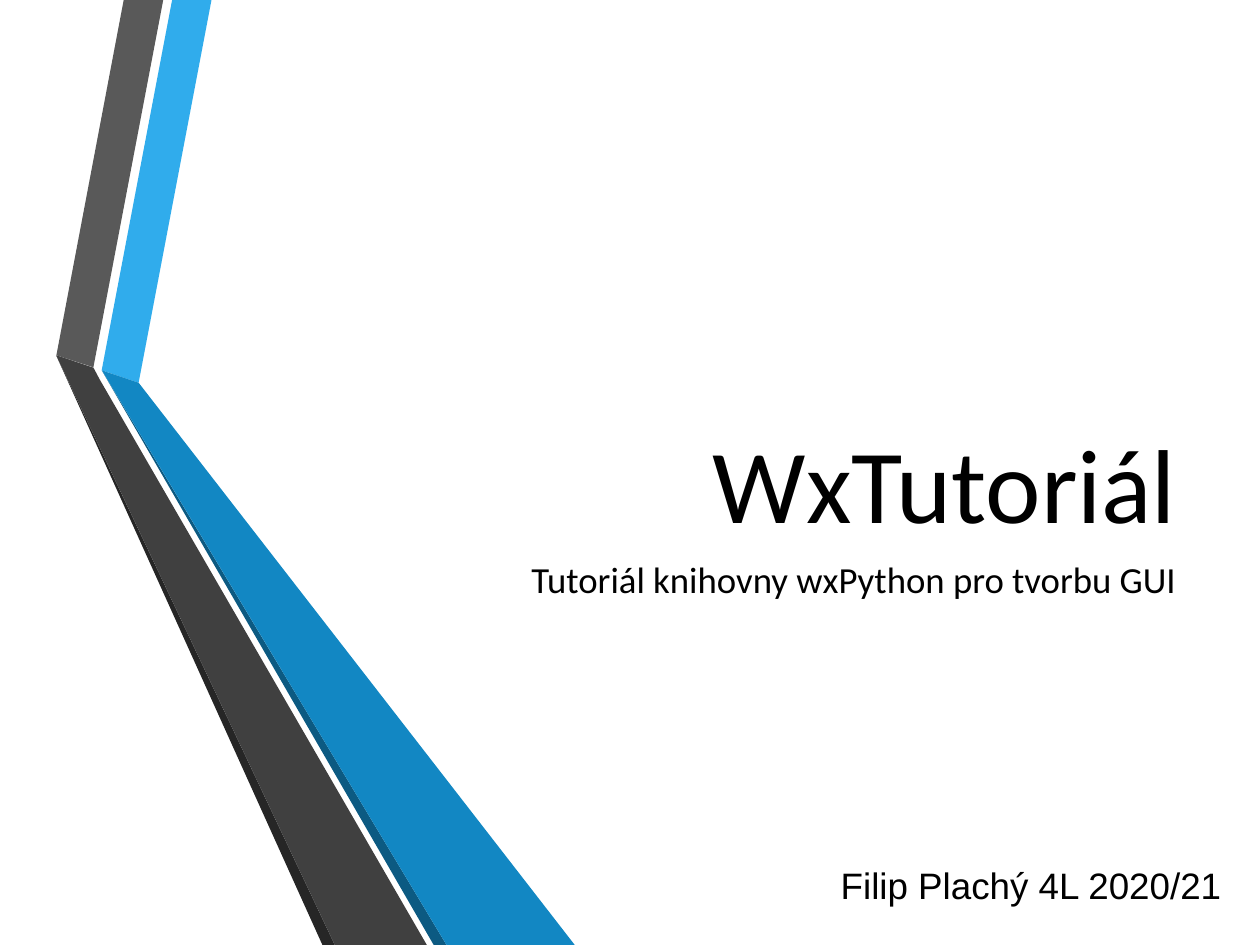
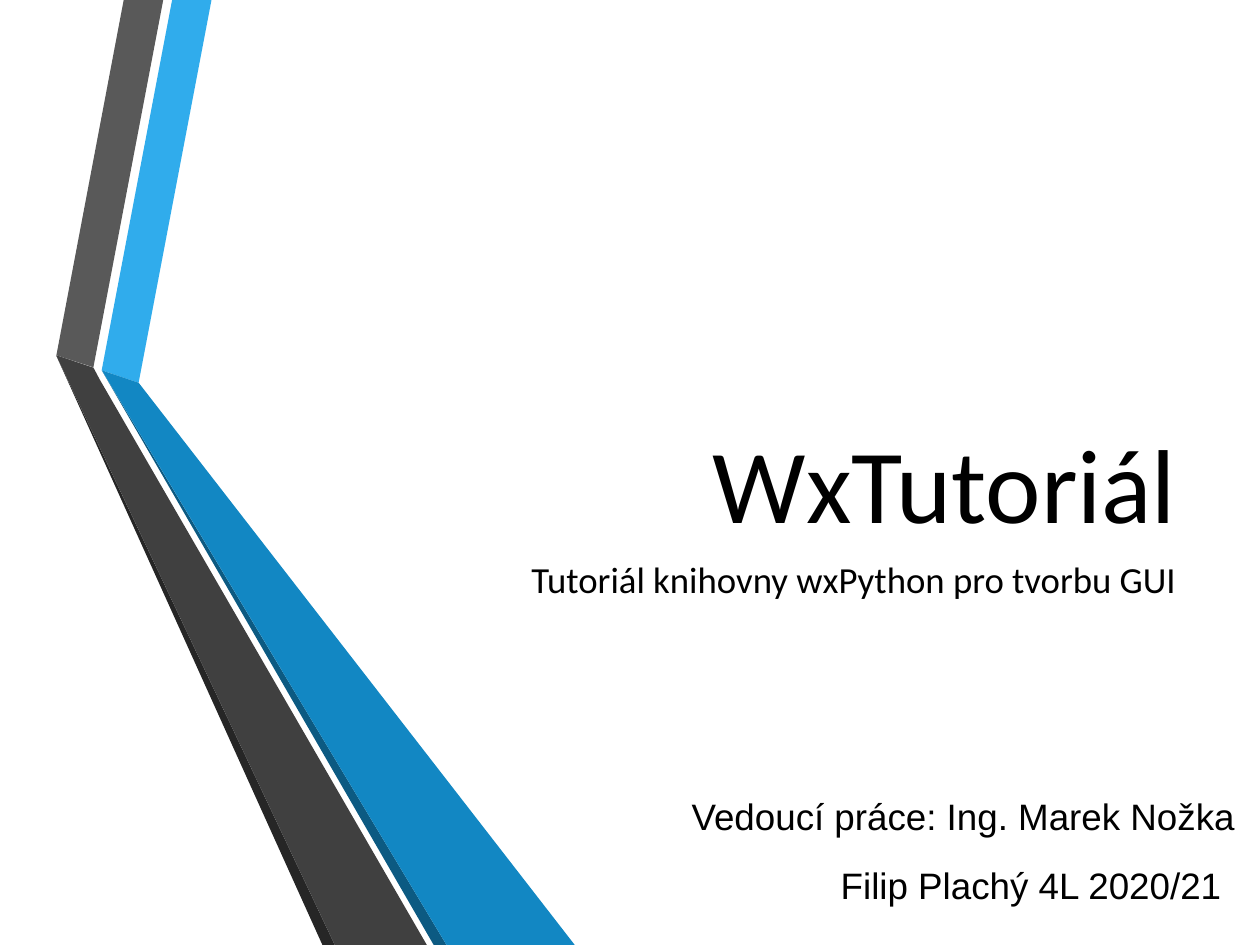
Before and after one commit to Feeeeeeeeeela/WxTutorial, a slide deck: slide 1 of Dokumentace/SOČ prezentace.pptx. Drawn at 1260x945 pixels with LibreOffice and Linux fonts; fonts in the diff are those of the drawing; background and template pictures are left out. Boxes give left, top, right and bottom in pixels: in the first picture for what was removed or moved away, otherwise in the second. Text is boxed around its words. In the diff, an @@ line names an element or a change of style, - is before the commit and + after.

```diff
--- a/Dokumentace/SOČ prezentace.pptx
+++ b/Dokumentace/SOČ prezentace.pptx
@@ text added at [692, 803, 1234, 837], 21 pt, text #000000 @@
+Vedoucí práce: Ing. Marek Nožka
```
Also in this commit, not shown: 1 other slide changed, 3 other files.
